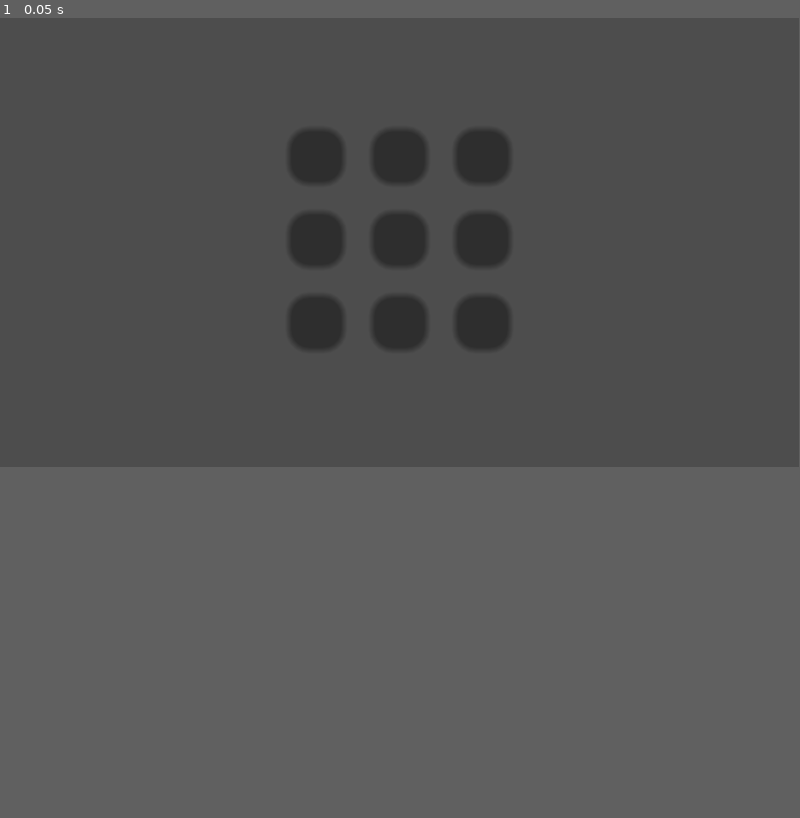
Above: before the commit, frame 1.
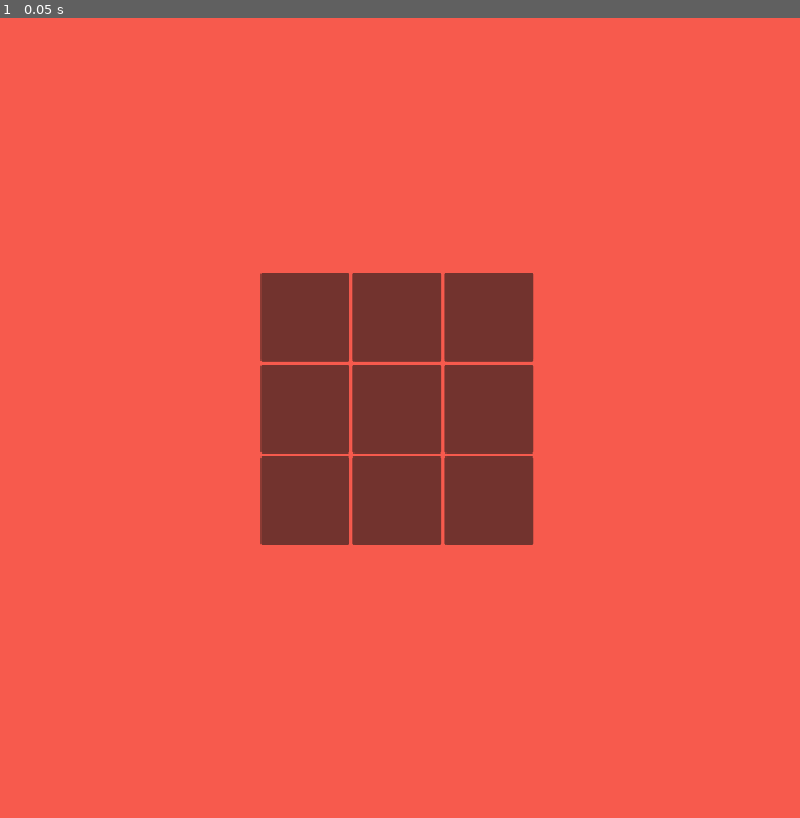
Above: after the commit, the same moment.

Repository: ankit-suman-07/GODOT_TicTacToe
Game: Godot game, scene res://scenes/main_game_scene.tscn
The game is run twice, just before and just after one commit, with the same random seed, the same clock (stepped at 60 frames per second) and the same inputs.
Inputs:
- Up to frame 1 (0.05 s): no input
In our replay, the window is 799x449 before the commit and 800x800 after it. These sizes can differ from the game's own. Grey fills any space a smaller window leaves; there, only what the larger window draws over its background counts as a difference.

The runs differ from the first frame. In frame 1, 59% of the frame differs, in the area x 0-100%, y 0-66%.

Commit message:
Create game script

Diff:
--- a/project.godot
+++ b/project.godot
@@ -15,6 +15,13 @@
 config/features=PackedStringArray("4.6", "GL Compatibility")
 config/icon="res://icon.svg"
 
+[display]
+
+window/size/viewport_width=1080
+window/size/viewport_height=1080
+window/size/mode=2
+window/stretch/mode="canvas_items"
+
 [physics]
 
 3d/physics_engine="Jolt Physics"
@@ -24,3 +31,4 @@
 rendering_device/driver.windows="d3d12"
 renderer/rendering_method="gl_compatibility"
 renderer/rendering_method.mobile="gl_compatibility"
+environment/defaults/default_clear_color=Color(0.96862745, 0.3529412, 0.3019608, 1)
--- a/scenes/main_game_scene.tscn
+++ b/scenes/main_game_scene.tscn
@@ -1,58 +1,70 @@
 [gd_scene format=3 uid="uid://c0jjbmy8dgosa"]
 
+[ext_resource type="Script" uid="uid://d00b4q8eao4le" path="res://scripts/main_game_script.gd" id="1_it2yt"]
+
 [node name="MainGameScene" type="Node2D" unique_id=1234954710]
+script = ExtResource("1_it2yt")
 
 [node name="GridContainer" type="GridContainer" parent="." unique_id=2011255873]
-offset_left = 416.00003
-offset_top = 160.0
-offset_right = 448.00006
-offset_bottom = 192.0
-scale = Vector2(10, 10)
+offset_left = 352.0
+offset_top = 344.0
+offset_right = 720.0
+offset_bottom = 712.0
 size_flags_horizontal = 6
 size_flags_vertical = 6
 columns = 3
+metadata/_edit_use_anchors_ = true
 
 [node name="Button" type="Button" parent="GridContainer" unique_id=690702267]
+custom_minimum_size = Vector2(120, 120)
 layout_mode = 2
 size_flags_horizontal = 3
 size_flags_vertical = 3
 
 [node name="Button2" type="Button" parent="GridContainer" unique_id=104389182]
+custom_minimum_size = Vector2(120, 120)
 layout_mode = 2
 size_flags_horizontal = 3
 size_flags_vertical = 3
 
 [node name="Button3" type="Button" parent="GridContainer" unique_id=881780064]
+custom_minimum_size = Vector2(120, 120)
 layout_mode = 2
 size_flags_horizontal = 3
 size_flags_vertical = 3
 
 [node name="Button4" type="Button" parent="GridContainer" unique_id=67661575]
+custom_minimum_size = Vector2(120, 120)
 layout_mode = 2
 size_flags_horizontal = 3
 size_flags_vertical = 3
 
 [node name="Button5" type="Button" parent="GridContainer" unique_id=894131495]
+custom_minimum_size = Vector2(120, 120)
 layout_mode = 2
 size_flags_horizontal = 3
 size_flags_vertical = 3
 
 [node name="Button6" type="Button" parent="GridContainer" unique_id=877813823]
+custom_minimum_size = Vector2(120, 120)
 layout_mode = 2
 size_flags_horizontal = 3
 size_flags_vertical = 3
 
 [node name="Button7" type="Button" parent="GridContainer" unique_id=2109693658]
+custom_minimum_size = Vector2(120, 120)
 layout_mode = 2
 size_flags_horizontal = 3
 size_flags_vertical = 3
 
 [node name="Button8" type="Button" parent="GridContainer" unique_id=2024721552]
+custom_minimum_size = Vector2(120, 120)
 layout_mode = 2
 size_flags_horizontal = 3
 size_flags_vertical = 3
 
 [node name="Button9" type="Button" parent="GridContainer" unique_id=918956724]
+custom_minimum_size = Vector2(120, 120)
 layout_mode = 2
 size_flags_horizontal = 3
 size_flags_vertical = 3
--- /dev/null
+++ b/scripts/main_game_script.gd
@@ -0,0 +1,7 @@
+extends Node2D
+
+@onready var button = $GridContainer.get_children()
+
+# Called when the node enters the scene tree for the first time.
+func _ready() -> void:
+	pass # Replace with function body.
Not shown, added: scripts/main_game_script.gd.uid
